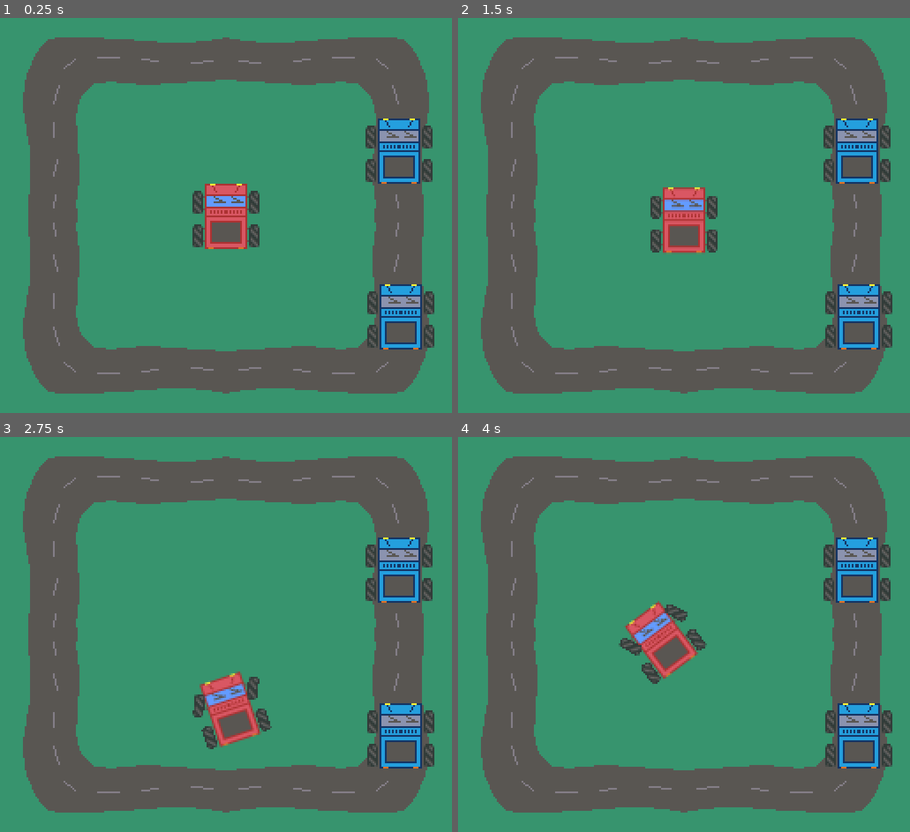
Above: before the commit, frames 1-4 (two rows, left to right).
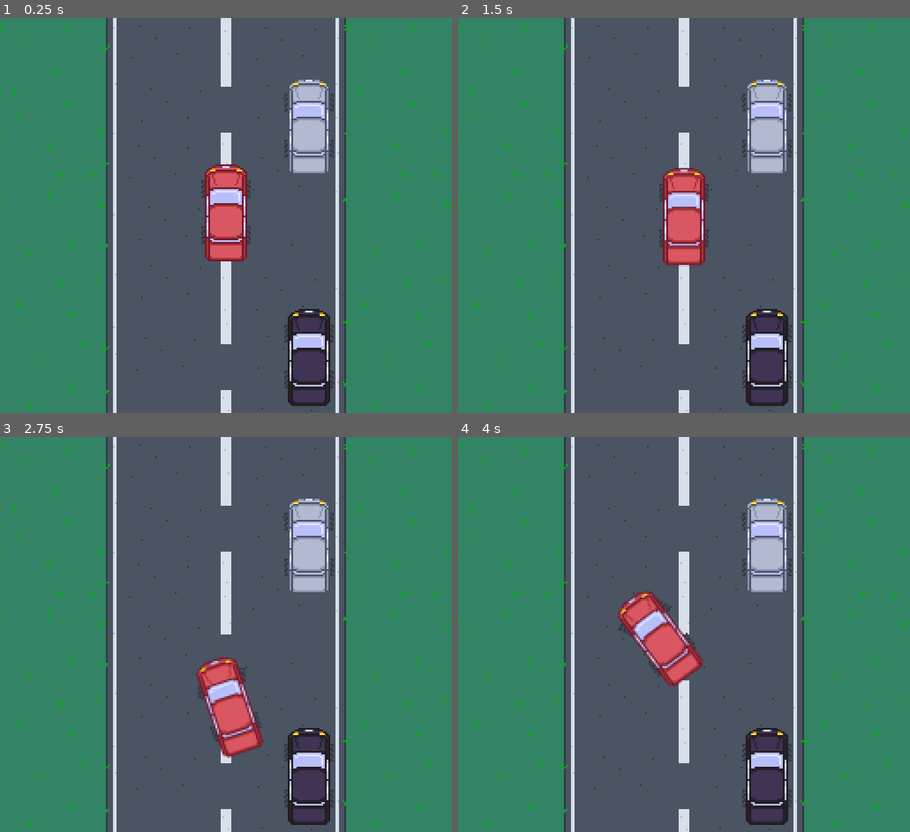
Above: after the commit, the same moments.

Repository: vksilva/godot_playground
Game: Godot game, scene res://scenes/node_2d.tscn
Same seed, same stepped clock (60 frames per second), same inputs: the game is played once before the commit and once after it.
Inputs:
- Up to frame 1 (0.25 s): no input
- Up to frame 2 (1.5 s): tap Enter at 0.5 s; hold Right (ui_right) 0.53-1.28 s; tap Space at 1.25 s; hold Down (ui_down) from 1.28 s (still down)
- Up to frame 3 (2.75 s): release Down (ui_down) at 2.03 s; hold Right (ui_right) from 2.03 s (still down)
- Up to frame 4 (4 s): tap Enter at 2.75 s; release Right (ui_right) at 2.78 s; hold Up (ui_up) 2.78-3.53 s; hold Left (ui_left) from 3.53 s (still down)

The runs differ from the first frame. In frame 1, 67% of the frame differs, in the area x 0-100%, y 0-100%; in frame 2, 67%; in frame 3, 67%; in frame 4, 67%.

Commit message:
Changed cars model

Diff:
--- a/scenes/node_2d.tscn
+++ b/scenes/node_2d.tscn
@@ -1,92 +1,102 @@
-[gd_scene load_steps=8 format=3 uid="uid://dcxaqdtblugt7"]
+[gd_scene load_steps=9 format=3 uid="uid://dcxaqdtblugt7"]
 
-[ext_resource type="Texture2D" uid="uid://c2socuaoifhda" path="res://sprites/track.png" id="1_sm0s7"]
-[ext_resource type="Texture2D" uid="uid://odlhjgmm3fuq" path="res://sprites/car_body.png" id="2_r6pdn"]
+[ext_resource type="Texture2D" uid="uid://bqadxwhjewyj3" path="res://sprites/track_street.png" id="1_188m1"]
+[ext_resource type="Texture2D" uid="uid://ds3qt3t3gkcva" path="res://sprites/wheel_small.png" id="3_4egyr"]
 [ext_resource type="Script" path="res://scripts/car_controller.gd" id="3_hamfo"]
-[ext_resource type="Texture2D" uid="uid://dwrkhr1bktgq7" path="res://sprites/wheel.png" id="4_f48eg"]
-[ext_resource type="Texture2D" uid="uid://xjj4skxy3o48" path="res://sprites/car_body_2.png" id="5_1vc15"]
+[ext_resource type="Texture2D" uid="uid://boorlf3eakk1e" path="res://sprites/car_body_red.png" id="4_2k8vu"]
+[ext_resource type="Texture2D" uid="uid://dg34ouwaw5o81" path="res://sprites/car_body_silver.png" id="5_xx646"]
+[ext_resource type="Texture2D" uid="uid://c4i30rhsa4cdc" path="res://sprites/car_body_purple.png" id="6_eqkc5"]
 [ext_resource type="Script" path="res://scripts/game_controller.gd" id="6_wr8rc"]
 [ext_resource type="AudioStream" uid="uid://chjqn5wagreqq" path="res://sounds/crash.wav" id="7_ui5a8"]
 
 [node name="Node2D" type="Node2D"]
 
 [node name="Track" type="Sprite2D" parent="."]
-texture = ExtResource("1_sm0s7")
+texture = ExtResource("1_188m1")
 
-[node name="CarBody" type="Sprite2D" parent="."]
-texture = ExtResource("2_r6pdn")
+[node name="CarBody" type="Node2D" parent="."]
 script = ExtResource("3_hamfo")
 
 [node name="TopLeftWheel" type="Sprite2D" parent="CarBody"]
-position = Vector2(-16, -7)
-texture = ExtResource("4_f48eg")
+position = Vector2(-12, -15)
+texture = ExtResource("3_4egyr")
 
 [node name="TopRightWheel" type="Sprite2D" parent="CarBody"]
-position = Vector2(16, -7)
-texture = ExtResource("4_f48eg")
+position = Vector2(12, -15)
+texture = ExtResource("3_4egyr")
 
 [node name="DownLeftWheel" type="Sprite2D" parent="CarBody"]
-position = Vector2(-16, 12)
-texture = ExtResource("4_f48eg")
+position = Vector2(-12, 11)
+texture = ExtResource("3_4egyr")
 
 [node name="DownRightWheel" type="Sprite2D" parent="CarBody"]
-position = Vector2(16, 12)
-texture = ExtResource("4_f48eg")
+position = Vector2(12, 11)
+texture = ExtResource("3_4egyr")
 
 [node name="Area2D" type="Area2D" parent="CarBody"]
 
 [node name="CollisionPolygon2D" type="CollisionPolygon2D" parent="CarBody/Area2D"]
-polygon = PackedVector2Array(-12, -18, 12, -18, 12, -13, 19, -13, 19, -1, 12, -1, 12, 6, 19, 6, 19, 18, 12, 18, 12, 19, -12, 19, -12, 18, -19, 18, -19, 6, -12, 6, -12, -1, -19, -1, -19, -14, -12, -14)
+position = Vector2(0, -2)
+polygon = PackedVector2Array(-12, -22, -9, -25, -6, -27, 6, -27, 9, -25, 12, -22, 12, -18, 14, -18, 14, -8, 12, -8, 12, 7, 14, 7, 14, 18, 12, 18, 12, 27, 10, 27, 10, 28, -10, 28, -10.0882, 27, -12, 27, -12, 18, -14, 18, -14, 8, -12, 8, -12, -8, -14, -8, -14, -18, -12, -18)
 
-[node name="CarBody2" type="Sprite2D" parent="."]
-position = Vector2(98, -37)
-texture = ExtResource("5_1vc15")
+[node name="Sprite2D" type="Sprite2D" parent="CarBody"]
+texture = ExtResource("4_2k8vu")
 
-[node name="TopLeftWheel" type="Sprite2D" parent="CarBody2"]
-position = Vector2(-16, -7)
-texture = ExtResource("4_f48eg")
+[node name="CarBody4" type="Node2D" parent="."]
+position = Vector2(47, -49)
 
-[node name="TopRightWheel" type="Sprite2D" parent="CarBody2"]
-position = Vector2(16, -7)
-texture = ExtResource("4_f48eg")
+[node name="TopLeftWheel" type="Sprite2D" parent="CarBody4"]
+position = Vector2(-12, -15)
+texture = ExtResource("3_4egyr")
 
-[node name="DownLeftWheel" type="Sprite2D" parent="CarBody2"]
-position = Vector2(-16, 12)
-texture = ExtResource("4_f48eg")
+[node name="TopRightWheel" type="Sprite2D" parent="CarBody4"]
+position = Vector2(12, -15)
+texture = ExtResource("3_4egyr")
 
-[node name="DownRightWheel" type="Sprite2D" parent="CarBody2"]
-position = Vector2(16, 12)
-texture = ExtResource("4_f48eg")
+[node name="DownLeftWheel" type="Sprite2D" parent="CarBody4"]
+position = Vector2(-12, 11)
+texture = ExtResource("3_4egyr")
 
-[node name="Area2D" type="Area2D" parent="CarBody2"]
+[node name="DownRightWheel" type="Sprite2D" parent="CarBody4"]
+position = Vector2(12, 11)
+texture = ExtResource("3_4egyr")
 
-[node name="CollisionPolygon2D" type="CollisionPolygon2D" parent="CarBody2/Area2D"]
-polygon = PackedVector2Array(-12, -18, 12, -18, 12, -13, 19, -13, 19, -1, 12, -1, 12, 6, 19, 6, 19, 18, 12, 18, 12, 19, -12, 19, -12, 18, -19, 18, -19, 6, -12, 6, -12, -1, -19, -1, -19, -14, -12, -14)
+[node name="Area2D" type="Area2D" parent="CarBody4"]
 
-[node name="CarBody3" type="Sprite2D" parent="."]
-position = Vector2(99, 57)
-texture = ExtResource("5_1vc15")
+[node name="CollisionPolygon2D" type="CollisionPolygon2D" parent="CarBody4/Area2D"]
+position = Vector2(0, -2)
+polygon = PackedVector2Array(-12, -22, -9, -25, -6, -27, 6, -27, 9, -25, 12, -22, 12, -18, 14, -18, 14, -8, 12, -8, 12, 7, 14, 7, 14, 18, 12, 18, 12, 27, 10, 27, 10, 28, -10, 28, -10.0882, 27, -12, 27, -12, 18, -14, 18, -14, 8, -12, 8, -12, -8, -14, -8, -14, -18, -12, -18)
 
-[node name="TopLeftWheel" type="Sprite2D" parent="CarBody3"]
-position = Vector2(-16, -7)
-texture = ExtResource("4_f48eg")
+[node name="Sprite2D" type="Sprite2D" parent="CarBody4"]
+texture = ExtResource("5_xx646")
 
-[node name="TopRightWheel" type="Sprite2D" parent="CarBody3"]
-position = Vector2(16, -7)
-texture = ExtResource("4_f48eg")
+[node name="CarBody5" type="Node2D" parent="."]
+position = Vector2(47, 82)
 
-[node name="DownLeftWheel" type="Sprite2D" parent="CarBody3"]
-position = Vector2(-16, 12)
-texture = ExtResource("4_f48eg")
+[node name="TopLeftWheel" type="Sprite2D" parent="CarBody5"]
+position = Vector2(-12, -15)
+texture = ExtResource("3_4egyr")
 
-[node name="DownRightWheel" type="Sprite2D" parent="CarBody3"]
-position = Vector2(16, 12)
-texture = ExtResource("4_f48eg")
+[node name="TopRightWheel" type="Sprite2D" parent="CarBody5"]
+position = Vector2(12, -15)
+texture = ExtResource("3_4egyr")
 
-[node name="Area2D" type="Area2D" parent="CarBody3"]
+[node name="DownLeftWheel" type="Sprite2D" parent="CarBody5"]
+position = Vector2(-12, 11)
+texture = ExtResource("3_4egyr")
 
-[node name="CollisionPolygon2D" type="CollisionPolygon2D" parent="CarBody3/Area2D"]
-polygon = PackedVector2Array(-12, -18, 12, -18, 12, -13, 19, -13, 19, -1, 12, -1, 12, 6, 19, 6, 19, 18, 12, 18, 12, 19, -12, 19, -12, 18, -19, 18, -19, 6, -12, 6, -12, -1, -19, -1, -19, -14, -12, -14)
+[node name="DownRightWheel" type="Sprite2D" parent="CarBody5"]
+position = Vector2(12, 11)
+texture = ExtResource("3_4egyr")
+
+[node name="Area2D" type="Area2D" parent="CarBody5"]
+
+[node name="CollisionPolygon2D" type="CollisionPolygon2D" parent="CarBody5/Area2D"]
+position = Vector2(0, -2)
+polygon = PackedVector2Array(-12, -22, -9, -25, -6, -27, 6, -27, 9, -25, 12, -22, 12, -18, 14, -18, 14, -8, 12, -8, 12, 7, 14, 7, 14, 18, 12, 18, 12, 27, 10, 27, 10, 28, -10, 28, -10.0882, 27, -12, 27, -12, 18, -14, 18, -14, 8, -12, 8, -12, -8, -14, -8, -14, -18, -12, -18)
+
+[node name="Sprite2D" type="Sprite2D" parent="CarBody5"]
+texture = ExtResource("6_eqkc5")
 
 [node name="Camera2D" type="Camera2D" parent="."]
 
Not shown, added: export_presets.cfg
Binary file added: sprites/car_body_blue.png
Not shown, added: sprites/car_body_blue.png.import
Binary file added: sprites/car_body_purple.png
Not shown, added: sprites/car_body_purple.png.import
Binary file added: sprites/car_body_red.png
Not shown, added: sprites/car_body_red.png.import
Binary file added: sprites/car_body_silver.png
Not shown, added: sprites/car_body_silver.png.import
Binary file added: sprites/track_street.png
Not shown, added: sprites/track_street.png.import
Binary file added: sprites/wheel_small.png
(and 1 more such lines)
